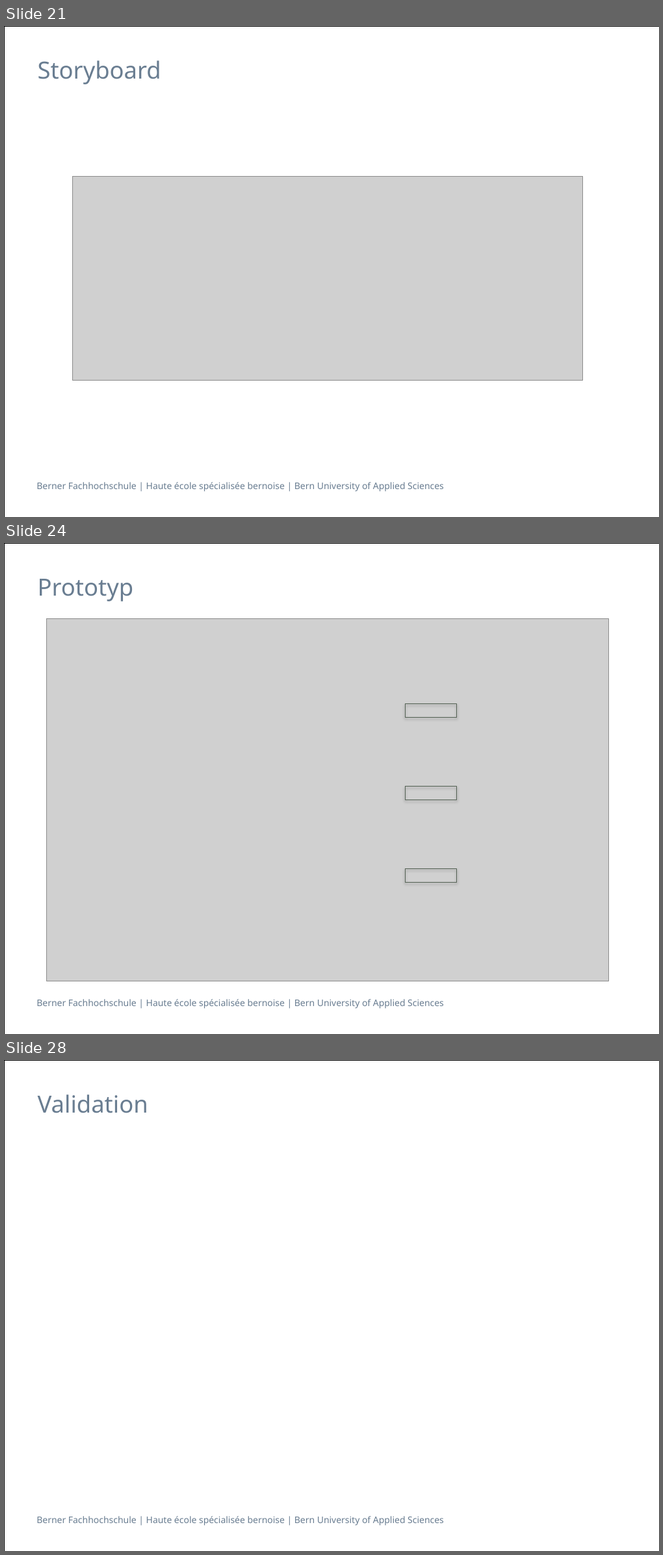
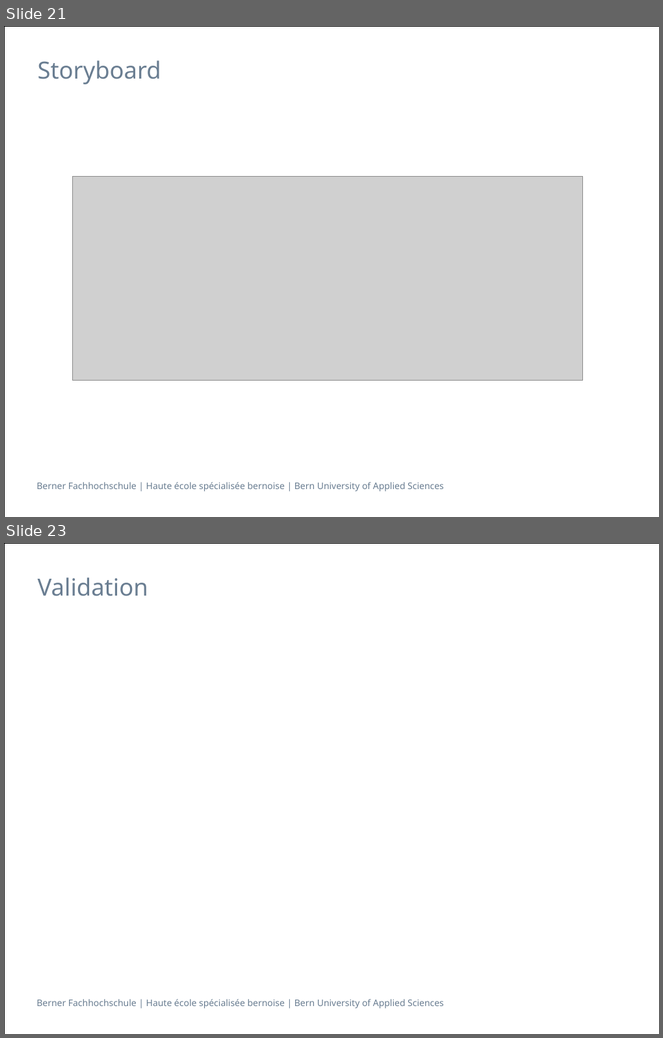
Before and after one commit to sevib1/ch.bfh.btx8081.w2016.blue, a slide deck: doc/CS1/Präsentation_CS1_Task_3_Blau.pptx. Shown one above the other, each under a label of ours: slides 21, 24 and 28 before the commit, slides 21 and 23 after it; the slides between them are not shown. The pictures are 663x1555 and 663x1038 pixels, drawn with LibreOffice and Linux fonts; fonts in the diff are those of the drawing; grey boxes stand for pictures. Boxes give left, top, right and bottom in pixels: in the first picture for what was removed or moved away, otherwise in the second. Text is boxed around its words. In the diff, an @@ line names an element or a change of style, - is before the commit and + after.

Commit message:
Prototyp Angepasst
2 Prototyp absichtlich am Ende der Folie (Hyperlinks)

```diff
--- a/doc/CS1/Präsentation_CS1_Task_3_Blau.pptx
+++ b/doc/CS1/Präsentation_CS1_Task_3_Blau.pptx
@@ slide 24 removed at <box>4,543,659,1034</box>, background #FFFFFF; not listed: 2 template elements that a slide beside it also shows @@
@@ title removed at <box>38,579,134,601</box> @@
-Prototyp
@@ picture removed at <box>47,618,608,981</box> @@
@@ rectangle removed at <box>405,704,457,717</box> @@
@@ rectangle removed at <box>405,787,457,800</box> @@
@@ rectangle removed at <box>405,869,457,882</box> @@
@@ what was slide 28 is now slide 23 @@
```
Also in this commit, not shown: 2 slides changed, 2 slides added, 3 other slides removed.
